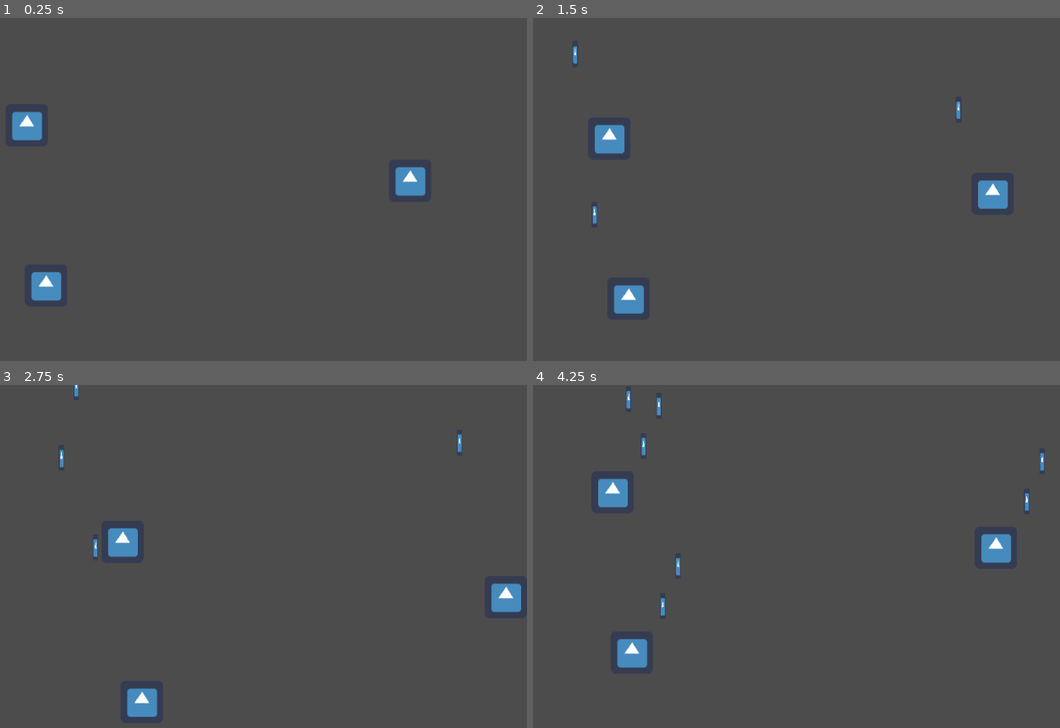
Above: before the commit, frames 1-4 (two rows, left to right).
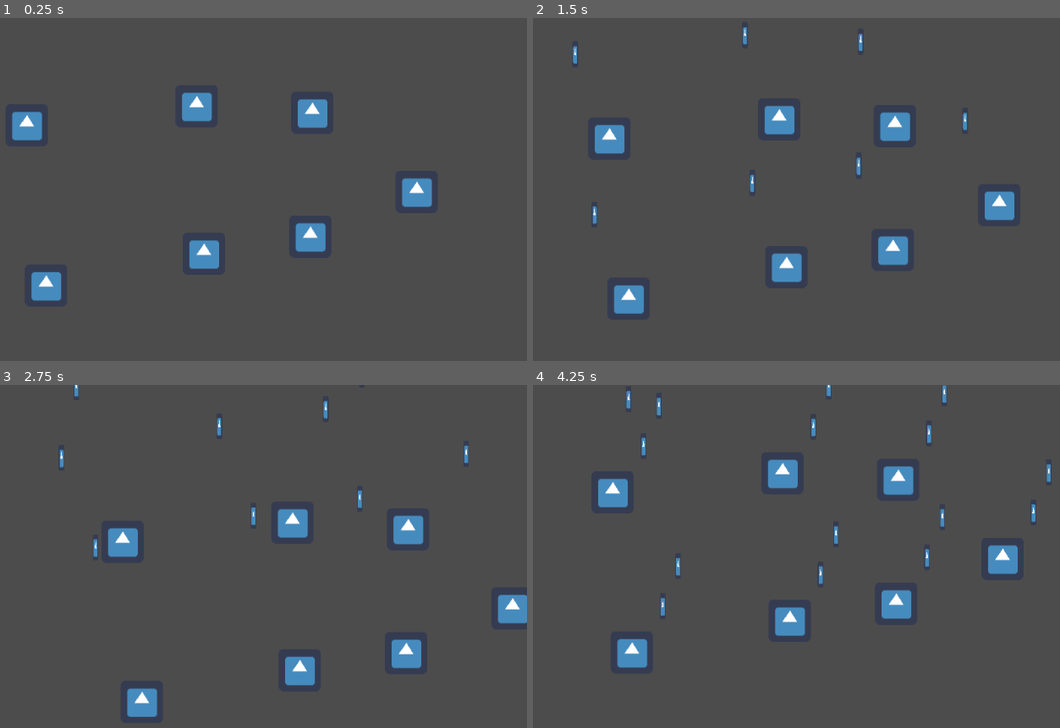
Above: after the commit, the same moments.

Repository: outerspace-probes/vcs-team
Game: Godot game, scene res://World.tscn
Two runs of this game, one before a commit and one after it. Both use one fixed random seed, a clock stepped at 60 frames per second and the inputs below. The engine's default icon, where the game draws it, is replaced by a stand-in: a white triangle on a blue panel in a dark square.
Inputs:
- Up to frame 1 (0.25 s): no input
- Up to frame 2 (1.5 s): tap Enter at 0.5 s; hold Right 0.53-1.28 s; tap Space at 0.77 s; hold Down from 1.28 s (still down)
- Up to frame 3 (2.75 s): tap Space at 1.52 s; release Down at 2.03 s; hold Right from 2.03 s (still down)
- Up to frame 4 (4.25 s): release Right at 2.78 s; hold Up 2.78-3.53 s; tap Space at 3.02, 3.77 s; hold Left from 3.53 s (still down)

The runs differ from the first frame. In frame 1, 2.5% of the frame differs, in the area x 34-83%, y 21-74%; in frame 2, 2.8%; in frame 3, 2.8%; in frame 4, 3.1%, in the area x 44-99%, y 0-74%.

Commit message:
more players

Diff:
--- a/World.tscn
+++ b/World.tscn
@@ -16,6 +16,26 @@
 script = ExtResource( 2 )
 
 [node name="Sprite3" type="Sprite" parent="."]
-position = Vector2( 847.053, 246.526 )
+position = Vector2( 524.053, 133.526 )
 texture = ExtResource( 1 )
 script = ExtResource( 2 )
+
+[node name="Sprite4" type="Sprite" parent="."]
+position = Vector2( 699.053, 143.526 )
+texture = ExtResource( 1 )
+script = ExtResource( 2 )
+
+[node name="Sprite5" type="Sprite" parent="."]
+position = Vector2( 857.053, 263.526 )
+texture = ExtResource( 1 )
+script = ExtResource( 2 )
+
+[node name="Sprite6" type="Sprite" parent="."]
+position = Vector2( 696.053, 331.526 )
+texture = ExtResource( 1 )
+script = ExtResource( 2 )
+
+[node name="Sprite7" type="Sprite" parent="."]
+position = Vector2( 535.053, 357.526 )
+texture = ExtResource( 1 )
+script = ExtResource( 2 )
